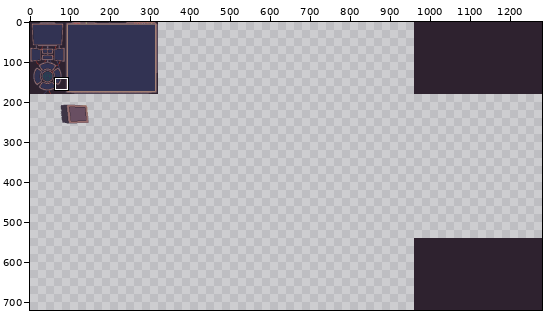
Two versions of one pixel-art file, dev_content/Planning.aseprite. Above, an overview of the earlier version with the close-up marked.
Close-up. First the earlier version:
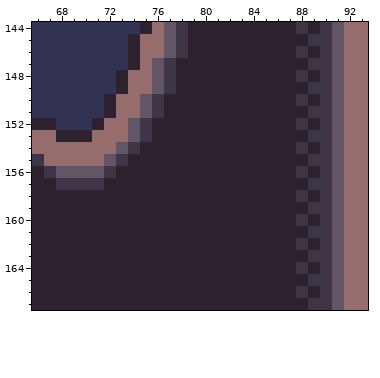
1280x720 pixels, 1 frame. Shown: x 66..93, y 144..167. The commit also changed other parts of the picture, which this record leaves out.
The result:
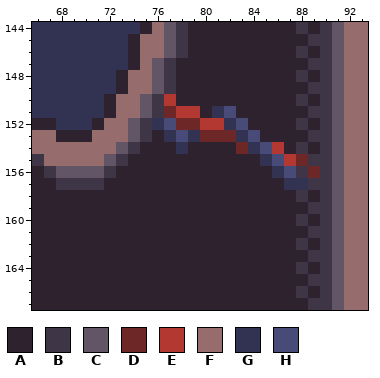
Palette (. is transparent): A #2e222f  B #3e3546  C #625565  D #6e2727  E #b33831  F #966c6c  G #323353  H #484a77
Changes in this commit:
Layer "Group 1/Wires":
Colour A becomes colour D in row 151 at x 77; in row 152 at x 78 to 79; in row 153 at x 80 to 82; in row 154 at x 83; in row 155 at x 88; in row 156 at x 89.
Colour A becomes colour E in row 150 at x 77; in row 151 at x 78 to 79; in row 152 at x 80 to 81; in row 154 at x 86; in row 155 at x 87.
Colour A becomes colour G in row 151 at x 81; in row 152 at x 76 and 82; in row 153 at x 77, 79 and 83; in row 154 at x 78 and 84; in row 155 at x 85; in row 156 at x 86.
Colour A becomes colour G in row 157 at x 87 to 88.
Colour A becomes colour H in row 151 at x 82; in row 152 at x 77 and 83; in row 153 at x 78 and 84; in row 154 at x 85; in row 155 at x 86; in row 156 at x 87.
Where, in picture pixels (left, top, right, bottom), the same in both close-ups:
changed: (152, 94, 320, 190)
